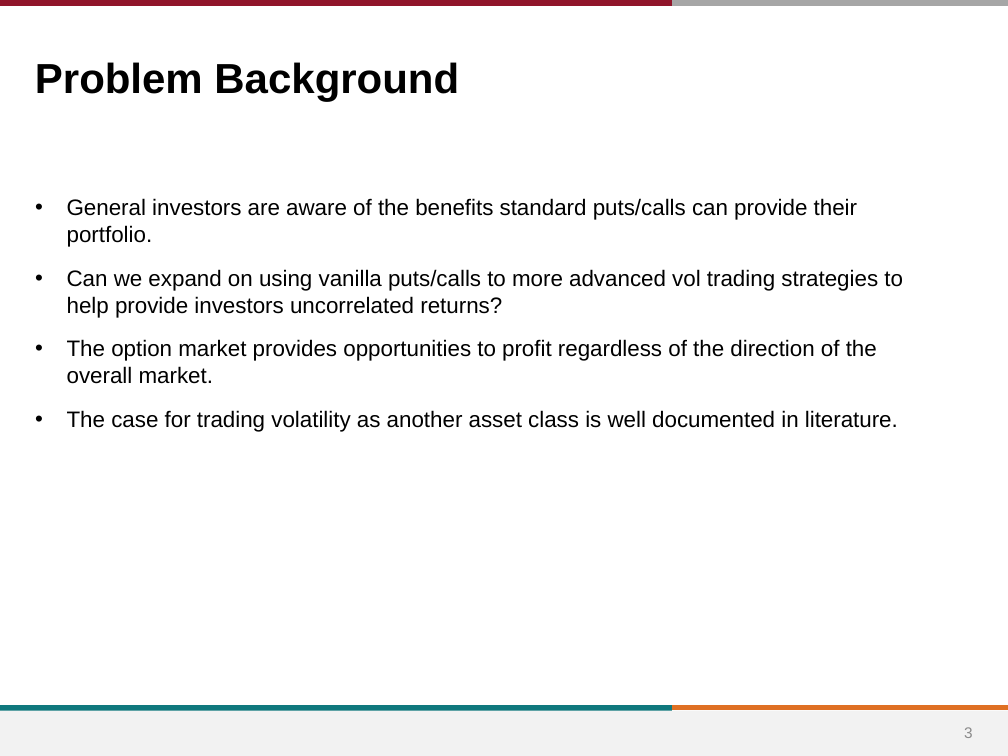
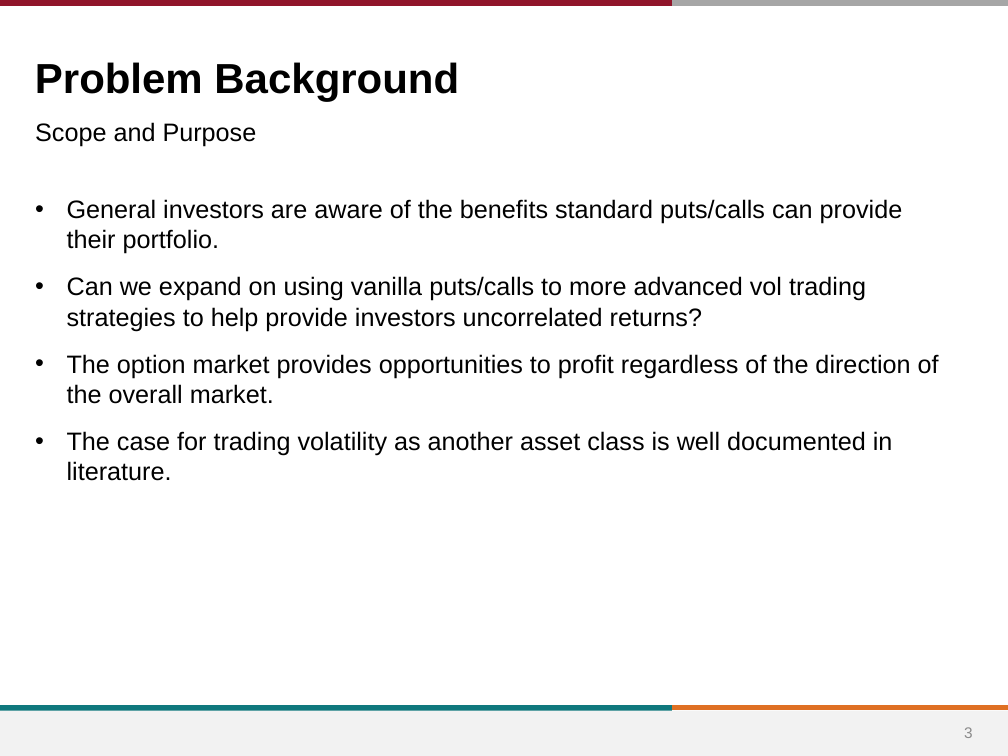
Before and after one commit to greggiordano12/MGT-411, a slide deck: slide 3 of Proposal/Options_Proposal.pptx. Drawn at 1008x756 pixels with LibreOffice and Linux fonts; fonts in the diff are those of the drawing; background and template pictures are left out. Boxes give left, top, right and bottom in pixels: in the first picture for what was removed or moved away, otherwise in the second. Text is boxed around its words. In the diff, an @@ line names an element or a change of style, - is before the commit and + after.

```diff
--- a/Proposal/Options_Proposal.pptx
+++ b/Proposal/Options_Proposal.pptx
@@ text added at (x1=35, y1=122, x2=257, y2=146), 18 pt, text #000000 @@
+Scope and Purpose
@@ text "General investors are aware of ..." at (x1=67, y1=199, x2=939, y2=481): size 16 to 18 pt @@
```
Also in this commit, not shown: 6 other slides changed, 2 slides added, 3 slides removed, 9 other files.
